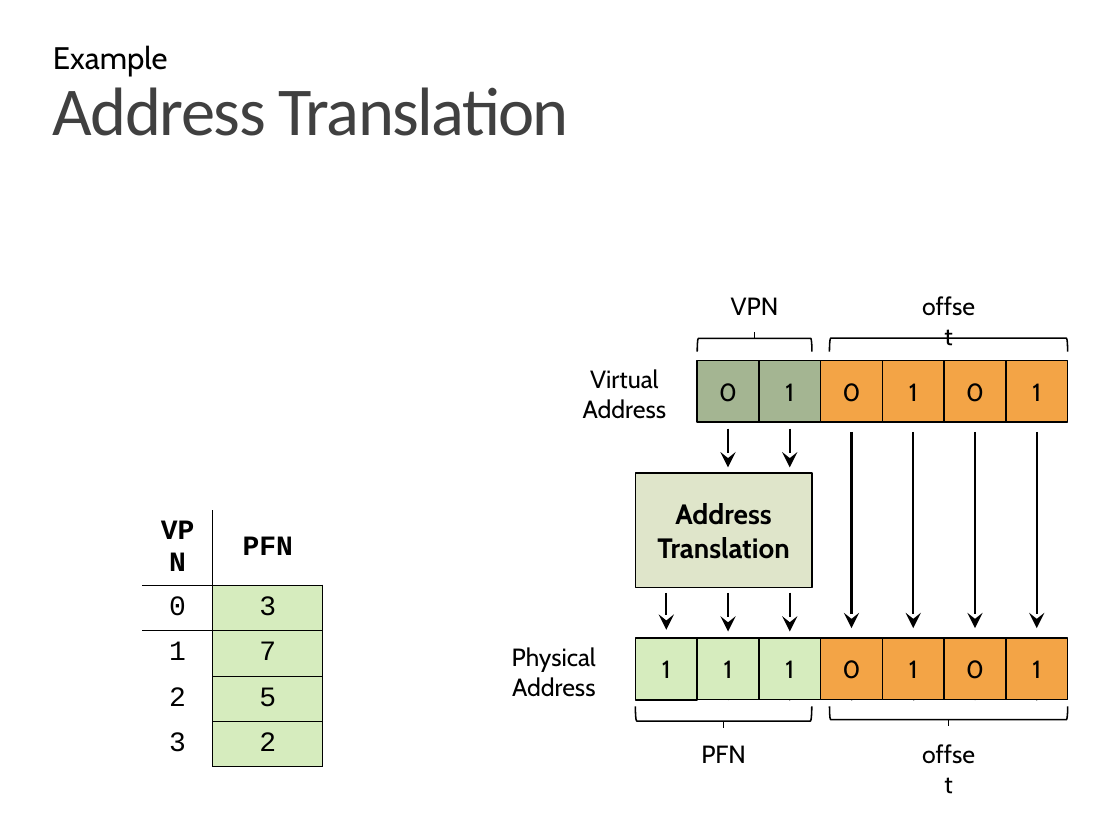
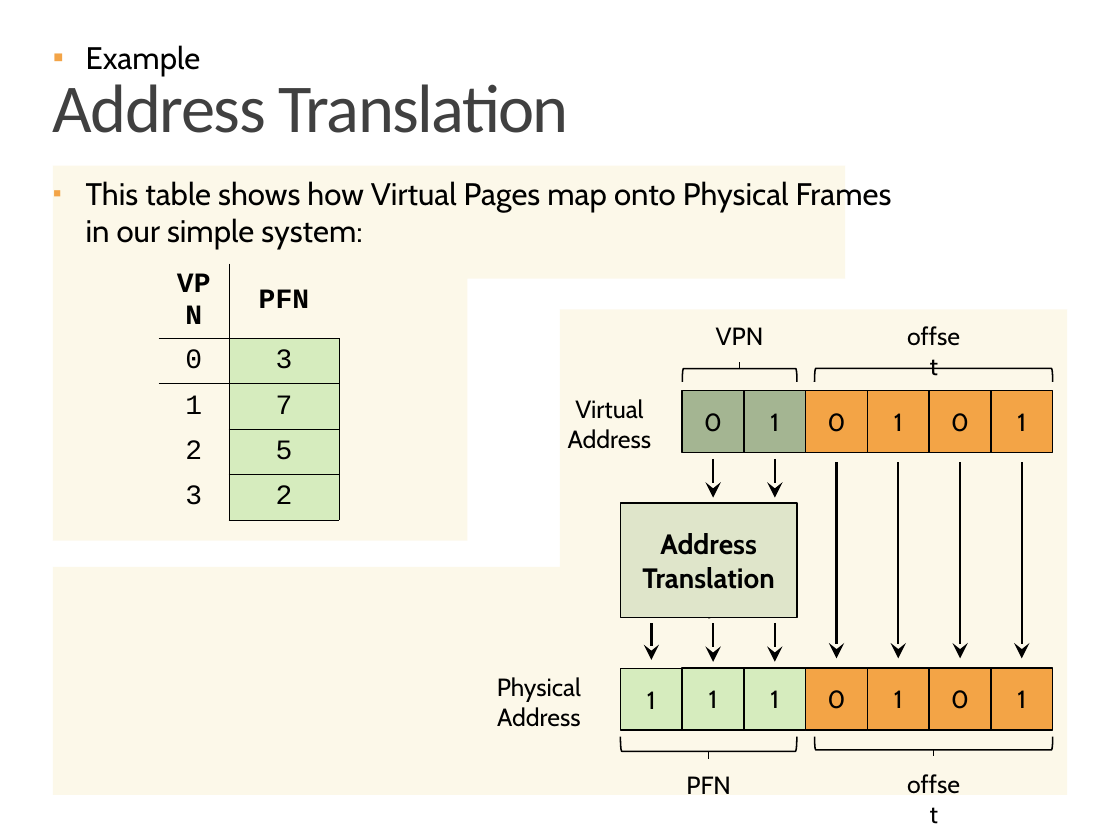
Before and after one commit to CattoAJ/MC504-2018s2, a slide deck: slide 14 of notebooks/nb180903/MC504-2018s2-T11(v1)-Paging.pptx. Drawn at 1120x840 pixels with LibreOffice and Linux fonts; fonts in the diff are those of the drawing; grey boxes stand for pictures. Boxes give left, top, right and bottom in pixels: in the first picture for what was removed or moved away, otherwise in the second. Text is boxed around its words. In the diff, an @@ line names an element or a change of style, - is before the commit and + after.

```diff
--- a/notebooks/nb180903/MC504-2018s2-T11(v1)-Paging.pptx
+++ b/notebooks/nb180903/MC504-2018s2-T11(v1)-Paging.pptx
@@ text "Example" at bbox=[86, 45, 201, 77]: bullet none to ▪ @@
@@ title "Address Translation" rewrapped from bbox=[53, 87, 568, 136] to bbox=[53, 76, 568, 133] @@
@@ freeform shape added at bbox=[53, 166, 844, 541], fill #FAF2D4 at 50% opacity @@
@@ text added at bbox=[86, 181, 892, 250], 20 pt, text #000000 @@
+▪ This table shows how Virtual Pages map onto Physical Frames
+  in our simple system:
@@ table: place and size @@
-table at bbox=[142, 511, 323, 756]
+table at bbox=[159, 263, 339, 509]
@@ freeform shape added at bbox=[53, 309, 1067, 794], fill #FAF2D4 at 50% opacity @@
@@ 14 rectangles, 9 arrows, 6 texts, 4 lines, 4 left brackets: place and size @@
-14 rectangles, 9 arrows, 6 texts, 4 lines, 4 left brackets at bbox=[512, 286, 1068, 772]
+14 rectangles, 9 arrows, 6 texts, 4 lines, 4 left brackets at bbox=[497, 316, 1053, 802]
@@ text in rectangle at bbox=[657, 503, 789, 559]: text removed @@
-Address Translation
```
Also in this commit, not shown: 9 other slides changed, 16 other files.
